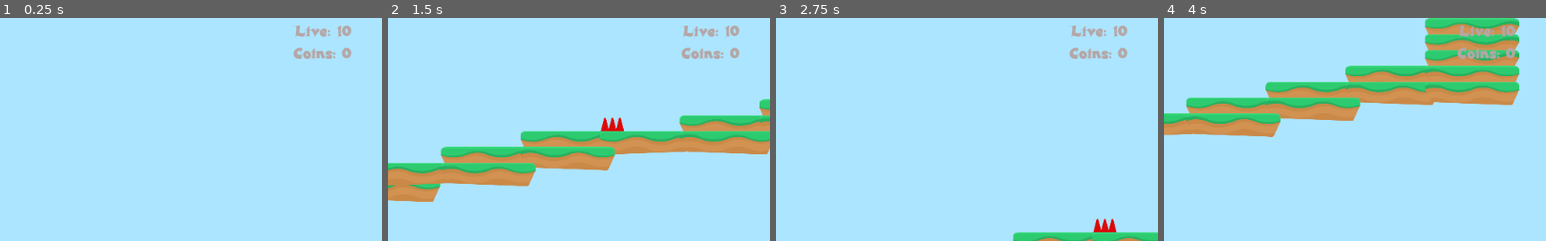
Above: before the commit, frames 1-4 (left to right).
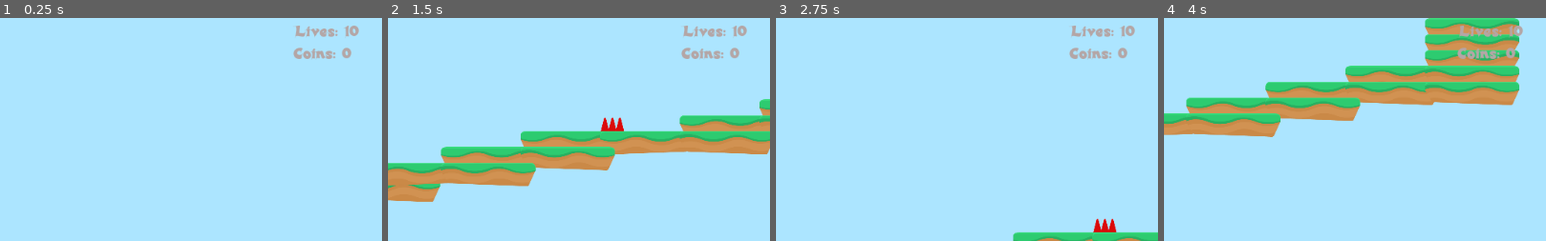
Above: after the commit, the same moments.

Repository: ikostan/IntroToGodot
Game: Godot game, scene res://Levels/Level_1.tscn
Same seed, same stepped clock (60 frames per second), same inputs: the game is played once before the commit and once after it.
Inputs:
- Up to frame 1 (0.25 s): no input
- Up to frame 2 (1.5 s): hold Right (right) from 0.53 s (still down); tap Space (jump) at 0.77 s
- Up to frame 3 (2.75 s): tap Space (jump) at 1.52 s; release Right (right) at 2.03 s; hold Left (left) from 2.03 s (still down)
- Up to frame 4 (4 s): release Left (left) at 2.78 s; hold Right (right) from 2.78 s (still down); tap Space (jump) at 3.02, 3.77 s
The pictures show only the part of the screen within x 50-100%, y 2-52%; the shares and areas given below are measured in that part.

The runs differ from the first frame. In frame 1, 0.2% of the frame differs, in the area x 85-94%, y 3-9%; in frame 2, 0.2%; in frame 3, 0.2%; in frame 4, 0.2%.

Commit message:
Coin Implementation

Diff:
--- /dev/null
+++ b/Coin/Coin.gd
@@ -0,0 +1,6 @@
+extends Node2D
+
+
+func _on_Area2D_body_entered(body):
+	"Coin listener"
+	get_tree().call_group("GameState", 'update_coins')
--- /dev/null
+++ b/Coin/Coin.tscn
@@ -0,0 +1,46 @@
+[gd_scene load_steps=10 format=2]
+
+[ext_resource path="res://GFX/Items/bronze_2.png" type="Texture" id=1]
+[ext_resource path="res://GFX/Items/bronze_4.png" type="Texture" id=2]
+[ext_resource path="res://GFX/Items/bronze_1.png" type="Texture" id=3]
+[ext_resource path="res://SFX/coin_SFX.wav" type="AudioStream" id=4]
+[ext_resource path="res://GFX/Items/bronze_3.png" type="Texture" id=5]
+[ext_resource path="res://Coin/Coin.gd" type="Script" id=6]
+
+[sub_resource type="SpriteFrames" id=1]
+animations = [ {
+"frames": [ ExtResource( 3 ), ExtResource( 1 ), ExtResource( 5 ), ExtResource( 2 ), ExtResource( 5 ), ExtResource( 1 ) ],
+"loop": true,
+"name": "default",
+"speed": 10.0
+} ]
+
+[sub_resource type="CircleShape2D" id=2]
+radius = 42.1284
+
+[sub_resource type="Animation" id=3]
+resource_name = "CoinDisappear"
+
+[node name="Coin" type="Node2D"]
+position = Vector2( 0.561218, 0 )
+script = ExtResource( 6 )
+
+[node name="AnimatedSprite" type="AnimatedSprite" parent="."]
+position = Vector2( 1.06067, -0.353546 )
+frames = SubResource( 1 )
+frame = 2
+playing = true
+
+[node name="Area2D" type="Area2D" parent="."]
+position = Vector2( 0.841843, -0.280617 )
+
+[node name="CollisionShape2D" type="CollisionShape2D" parent="Area2D"]
+shape = SubResource( 2 )
+
+[node name="AudioStreamPlayer2D" type="AudioStreamPlayer2D" parent="."]
+stream = ExtResource( 4 )
+volume_db = -5.0
+
+[node name="AnimationPlayer" type="AnimationPlayer" parent="."]
+anims/CoinDisappear = SubResource( 3 )
+[connection signal="body_entered" from="Area2D" to="." method="_on_Area2D_body_entered"]
--- a/GUI/GUI.gd
+++ b/GUI/GUI.gd
@@ -1,8 +1,8 @@
 extends CanvasLayer
 
 
-func update_live(live):
-	$Control/VBoxContainer/LiveCount.text = 'Live: ' + str(live)
+func update_lives(live):
+	$Control/VBoxContainer/LiveCount.text = 'Lives: ' + str(live)
 
 
 func update_coins(coins):
--- a/Levels/GameState.gd
+++ b/Levels/GameState.gd
@@ -8,7 +8,16 @@
 
 func _ready():
 	add_to_group('GameState')
-	get_tree().call_group('GUI', 'update_live', live)
+	update_gui()
+
+
+func update_coins():
+	coins += 1
+	update_gui()
+
+
+func update_gui():
+	get_tree().call_group('GUI', 'update_lives', live)
 	get_tree().call_group('GUI', 'update_coins', coins)
 
 
@@ -27,7 +36,7 @@
 		$Player.hurt()
 
 	live -= 1
-	get_tree().call_group('GUI', 'update_live', live)
+	update_gui()
 
 	if live < 0:
 		game_over()
--- a/Levels/Level_1.tscn
+++ b/Levels/Level_1.tscn
@@ -8,6 +8,7 @@
 [ext_resource path="res://Items/Spring.gd" type="Script" id=6]
 [ext_resource path="res://Levels/GameState.gd" type="Script" id=7]
 [ext_resource path="res://GUI/GUI.tscn" type="PackedScene" id=8]
+[ext_resource path="res://Coin/Coin.tscn" type="PackedScene" id=9]
 
 [node name="Level_1" type="Node2D"]
 script = ExtResource( 7 )
@@ -23,15 +24,22 @@
 
 [node name="Items" type="Node" parent="."]
 
-[node name="Spring" parent="Items" instance=ExtResource( 5 )]
+[node name="Springs" type="Node" parent="Items"]
+
+[node name="Spring" parent="Items/Springs" instance=ExtResource( 5 )]
 position = Vector2( 3976.69, 548.241 )
 collision_layer = 8
 script = ExtResource( 6 )
 
-[node name="Spring2" parent="Items" instance=ExtResource( 5 )]
+[node name="Spring2" parent="Items/Springs" instance=ExtResource( 5 )]
 position = Vector2( -2303.31, -164.214 )
 collision_layer = 8
 script = ExtResource( 6 )
+
+[node name="Coins" type="Node" parent="Items"]
+
+[node name="Coin" parent="Items/Coins" instance=ExtResource( 9 )]
+position = Vector2( 3908.56, -872 )
 
 [node name="Hazards" type="Node" parent="."]
 
@@ -65,7 +73,7 @@
 autoplay = true
 
 [node name="GUI" parent="." instance=ExtResource( 8 )]
-[connection signal="area_shape_entered" from="Items/Spring" to="Items/Spring" method="_on_Spring_area_shape_entered"]
-[connection signal="body_entered" from="Items/Spring" to="Items/Spring" method="_on_Spring_body_entered"]
-[connection signal="area_shape_entered" from="Items/Spring2" to="Items/Spring2" method="_on_Spring_area_shape_entered"]
-[connection signal="body_entered" from="Items/Spring2" to="Items/Spring2" method="_on_Spring_body_entered"]
+[connection signal="area_shape_entered" from="Items/Springs/Spring" to="Items/Springs/Spring" method="_on_Spring_area_shape_entered"]
+[connection signal="body_entered" from="Items/Springs/Spring" to="Items/Springs/Spring" method="_on_Spring_body_entered"]
+[connection signal="area_shape_entered" from="Items/Springs/Spring2" to="Items/Springs/Spring2" method="_on_Spring_area_shape_entered"]
+[connection signal="body_entered" from="Items/Springs/Spring2" to="Items/Springs/Spring2" method="_on_Spring_body_entered"]
Not shown, added: GFX/Screens/Capture.JPG.import
Not shown: 1 places in Levels/Level_1.tscn that only renumber resources
